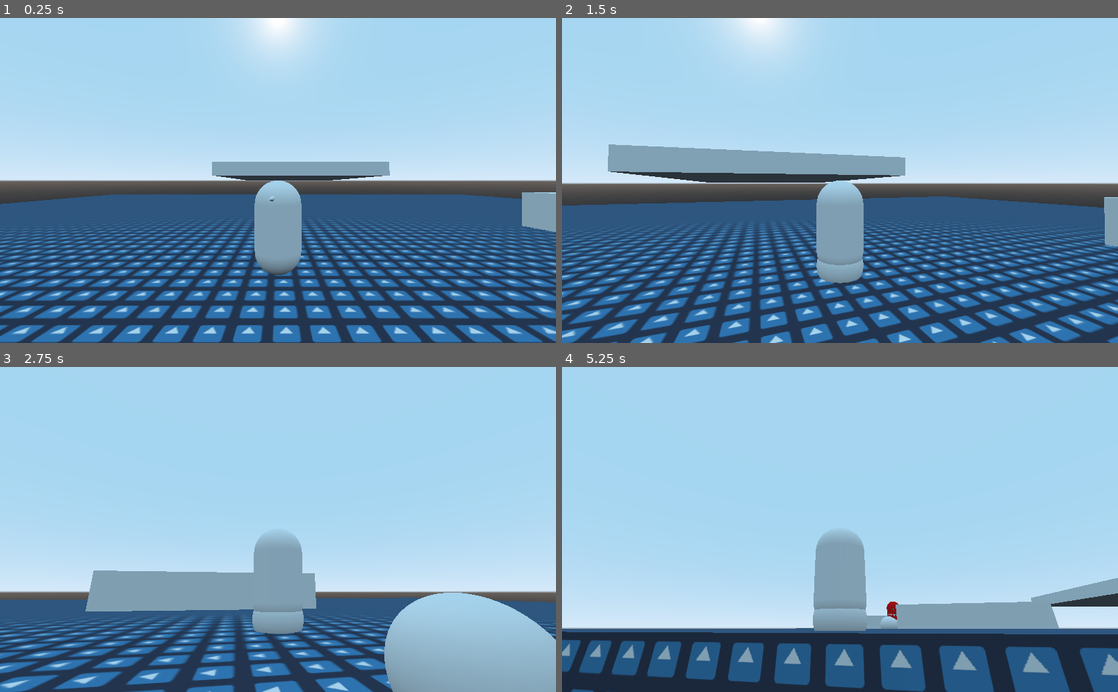
Above: before the commit, frames 1-4 (two rows, left to right).
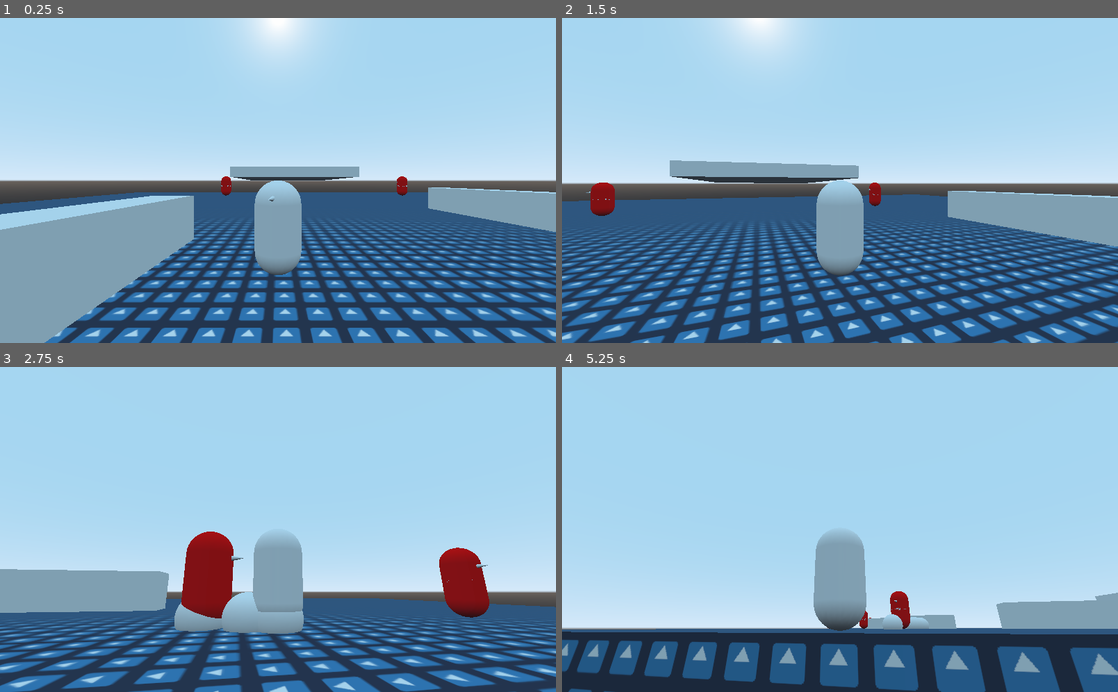
Above: after the commit, the same moments.

Repository: MacdonaldRobinson/godot-3d-ai
Game: Godot game, scene res://World.tscn
Two runs of this game, one before a commit and one after it. Both use one fixed random seed, a clock stepped at 60 frames per second and the inputs below. The engine's default icon, where the game draws it, is replaced by a stand-in: a white triangle on a blue panel in a dark square.
Inputs (mouse positions are in pixels of both pictures, inside the frame that each line leads up to):
- Up to frame 1 (0.25 s): no input
- Up to frame 2 (1.5 s): tap Enter at 0.5 s; move the mouse to (867, 180) at 0.52 s; hold W (forward) 0.53-1.28 s; tap Ctrl (mouse_capture) at 0.6, 1.35 s; tap Space (jump) at 0.77 s; move the mouse to (728, 196) at 1.27 s; hold S (backward) from 1.28 s (still down)
- Up to frame 3 (2.75 s): tap Space (jump) at 1.52 s; move the mouse to (289, 523) at 2.02 s; release S (backward) at 2.03 s; hold W (forward) from 2.03 s (still down); tap Ctrl (mouse_capture) at 2.1 s
- Up to frame 4 (5.25 s): move the mouse to (812, 594) at 2.77 s; tap Ctrl (mouse_capture) every 0.75 s from 2.85 to 5.1 s; click (812, 594) at 2.92 s; tap Space (jump) at 3.02, 3.77, 4.52 s; move the mouse to (878, 532) at 3.52 s; move the mouse to (673, 480) at 4.27 s; release W (forward) at 4.28 s; hold A (left) 4.28-5.03 s; move the mouse to (845, 529) at 5.02 s; hold W (forward) from 5.03 s (still down)

The runs differ from the first frame. In frame 1, 21% of the frame differs, in the area x 0-100%, y 44-100%; in frame 2, 17%; in frame 3, 19%; in frame 4, 7.5%.

Commit message:
Improved AI

Diff:
--- a/Enemy/Enemy.gd
+++ b/Enemy/Enemy.gd
@@ -35,18 +35,32 @@
 func alert_state():
 	areaShape.radius = 20
 	forwardRayCast.cast_to = Vector3.FORWARD * 20
-	speed = 1.5
+	speed = 3
 
 func navigate_to_target(target:Spatial):
 	targetNode = target
 	navPath = navNode.get_simple_path(self.global_transform.origin, target.global_transform.origin)
 
 func _process(delta):
-
 	if !is_on_floor():
 		vector = Vector3.DOWN * gravity
 	else:
-		navigate_to_target(targetNode)
+		var bodies = area.get_overlapping_bodies()
+		var foundTarget = false
+
+		if bodies.size() > 1:
+			for body in bodies:
+				if body == targetNode:
+					foundTarget = true
+
+		if foundTarget:
+			alert_state()
+			navigate_to_target(targetNode)
+		else:
+			normal_state()
+			navPath = []
+
+
 		if navPath.size() > 0:
 			for child in $Holder.get_children():
 				$Holder.remove_child(child)
@@ -63,10 +77,10 @@
 				vector = direction * speed * 5
 
 				if is_equal_approx(self.global_transform.origin.x, path.x) and is_equal_approx(self.global_transform.origin.z, path.z):
-					var nextPath = navPath[1]
-					self.look_at(nextPath, Vector3.UP)
+					if navPath.size() > 1:
+						var nextPath = navPath[1]
+						self.look_at(nextPath, Vector3.UP)
 					self.rotation.x = 0
-
 					navPath.remove(0)
 
 
--- a/World.tscn
+++ b/World.tscn
@@ -35,12 +35,42 @@
 [node name="SpringArm" parent="." instance=ExtResource( 3 )]
 
 [node name="Player" parent="." instance=ExtResource( 2 )]
-transform = Transform( -0.959353, 0, 0.282208, 0, 1, 0, -0.282208, 0, -0.959353, -2.71646, 1.31689, 6.60202 )
+transform = Transform( -0.959353, 0, 0.282208, 0, 1, 0, -0.282208, 0, -0.959353, -2.71646, 1.31689, 19.4922 )
 
 [node name="Walls" type="Spatial" parent="."]
 
 [node name="Enemy" parent="." instance=ExtResource( 4 )]
-transform = Transform( -0.11159, 0, 0.993754, 0, 1, 0, -0.993754, 0, -0.11159, -13.4661, 4.39046, 30.5373 )
+transform = Transform( -0.11159, 0, 0.993754, 0, 1, 0, -0.993754, 0, -0.11159, -29.6822, 4.39046, 30.5373 )
+navNodePath = NodePath("../Navigation")
+targetPath = NodePath("../Player")
+
+[node name="Enemy2" parent="." instance=ExtResource( 4 )]
+transform = Transform( -0.11159, 0, 0.993754, 0, 1, 0, -0.993754, 0, -0.11159, -13.4661, 4.39046, -18.9536 )
+navNodePath = NodePath("../Navigation")
+targetPath = NodePath("../Player")
+
+[node name="Enemy3" parent="." instance=ExtResource( 4 )]
+transform = Transform( -0.11159, 0, 0.993754, 0, 1, 0, -0.993754, 0, -0.11159, 23.1578, 4.39046, -18.9536 )
+navNodePath = NodePath("../Navigation")
+targetPath = NodePath("../Player")
+
+[node name="Enemy4" parent="." instance=ExtResource( 4 )]
+transform = Transform( -0.11159, 0, 0.993754, 0, 1, 0, -0.993754, 0, -0.11159, 23.1578, 4.39046, 14.4147 )
+navNodePath = NodePath("../Navigation")
+targetPath = NodePath("../Player")
+
+[node name="Enemy5" parent="." instance=ExtResource( 4 )]
+transform = Transform( -0.11159, 0, 0.993754, 0, 1, 0, -0.993754, 0, -0.11159, 23.1578, 4.39046, 31.5266 )
+navNodePath = NodePath("../Navigation")
+targetPath = NodePath("../Player")
+
+[node name="Enemy6" parent="." instance=ExtResource( 4 )]
+transform = Transform( -0.11159, 0, 0.993754, 0, 1, 0, -0.993754, 0, -0.11159, -0.147636, 4.39046, 31.5266 )
+navNodePath = NodePath("../Navigation")
+targetPath = NodePath("../Player")
+
+[node name="Enemy7" parent="." instance=ExtResource( 4 )]
+transform = Transform( -0.11159, 0, 0.993754, 0, 1, 0, -0.993754, 0, -0.11159, -29.4737, 4.39046, 9.05924 )
 navNodePath = NodePath("../Navigation")
 targetPath = NodePath("../Player")
 
